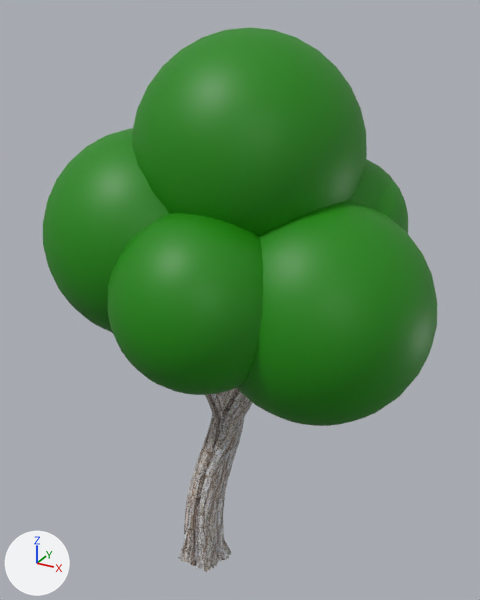
Two versions of the COLLADA model forest_guard_sim/models/tree1/meshes/tree_a.dae, one commit apart.
Camera for both pictures: a camera (50 mm lens) standing at (8.5, -13.17, 15.26) and looking at (0.8, 0.83, 8.26). The lights are fixed; the arrows at lower left show +X, +Y and +Z. Where no turn or scale is listed for an object, it has been applied to the vertices. Vertices at the same position are counted once.

In view in the first picture: 'Sphere', 'tree.001'.
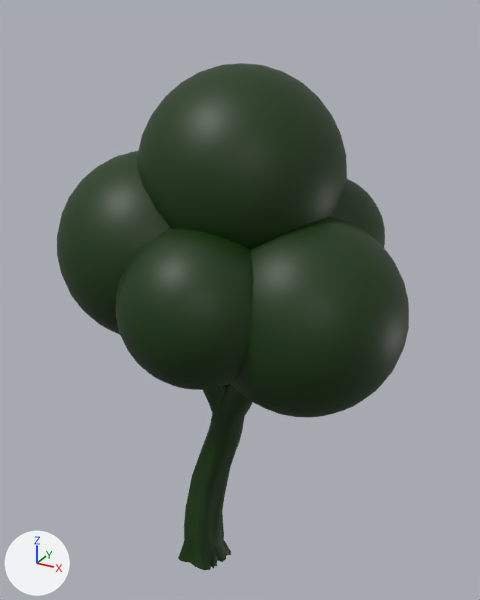
Commit message: New tree

What differs and where, as boxes (x1, y1, x2, y2) in the pictures (480 x 600 px):
'Sphere', deleted (green)
    before: (43, 27, 437, 426)
'tree.001', recoloured, reshaped (grey to green)
    before: (178, 388, 253, 572)
    after: (57, 63, 409, 570)
part 1 of me_tree_001, added (green)
    after: (57, 151, 170, 335)
part 2 of me_tree_001, added (green)
    after: (230, 217, 409, 417)
part 3 of me_tree_001, added (green)
    after: (137, 63, 347, 249)
part 4 of me_tree_001, added (green)
    after: (116, 229, 254, 390)
part 5 of me_tree_001, added (black)
    after: (331, 179, 385, 247)
part 6 of me_tree_001, cut back
    before: (178, 392, 245, 572)
part 7 of me_tree_001, recoloured (grey to black)
    both: (205, 388, 253, 568)

What the commit changed:
Material 'Material' (mat_material) changes colour from green #1c8800 to dark green #123400; in linear values from (0.0116, 0.245, 0.0) to (0.00598, 0.0339, 0.0).
me_tree_001 is used by ob_tree_001; location (0.0, 0.0, 0.0).
me_tree_001 had 708 vertices, 1300 faces and spanned x -1.05..1.95, y -0.72..1.07, z 0.0..8.93.
me_tree_001 now has 3746 vertices, 7422 faces and spans x -3.65..5.33, y -3.28..4.13, z 0.0..14.11.
me_tree_001 part 1: a new loose piece, a UV sphere (32 segments, 16 rings, poles along z) spanning x -3.65..1.18, y -2.45..2.38, z 7.24..12.08, in mat_material (dark green #123400).
me_tree_001 part 2: a new loose piece, a UV sphere (32 segments, 16 rings, poles along z) spanning x 0.49..5.33, y -2.22..2.61, z 6.15..10.99, in mat_material (dark green #123400).
me_tree_001 part 3: a new loose piece, a UV sphere (32 segments, 16 rings, poles along z) spanning x -1.65..3.37, y -1.72..3.3, z 9.09..14.11, in mat_material (dark green #123400).
me_tree_001 part 4: a new loose piece, a UV sphere (32 segments, 16 rings, poles along z) spanning x -0.96..2.85, y -3.28..0.52, z 7.08..10.88, in mat_material (dark green #123400).
me_tree_001 part 5: a new loose piece, a UV sphere (32 segments, 16 rings, poles along z) spanning x 1.01..4.18, y 0.15..3.32, z 8.4..11.57, in mat_material (dark green #123400).
me_tree_001 part 6: 356 vertices removed from x -1.05..0.99, y -0.72..1.07, z 0.0..8.93; 20 vertices added at x -0.96..-0.28, y -0.25..0.53, z 7.88..8.22.
me_tree_001 part 7: 258 faces spanning x -0.54..1.95, y -0.63..0.88, z 0.0..7.0 switch from mat_bark01 (picture img_bark01_jpg) to mat_material (dark green #123400).
Object 'Sphere' (ob_sphere) is deleted.
